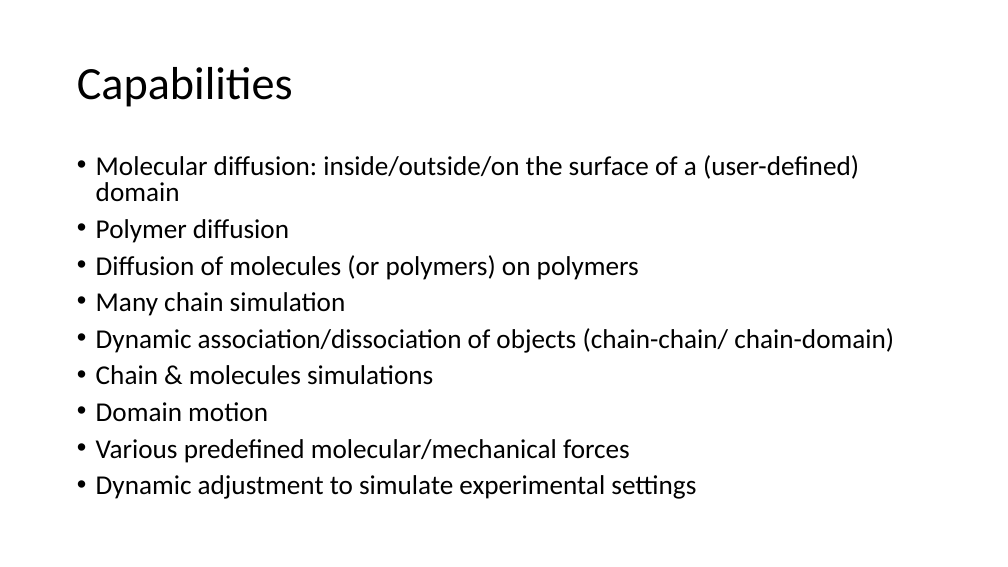
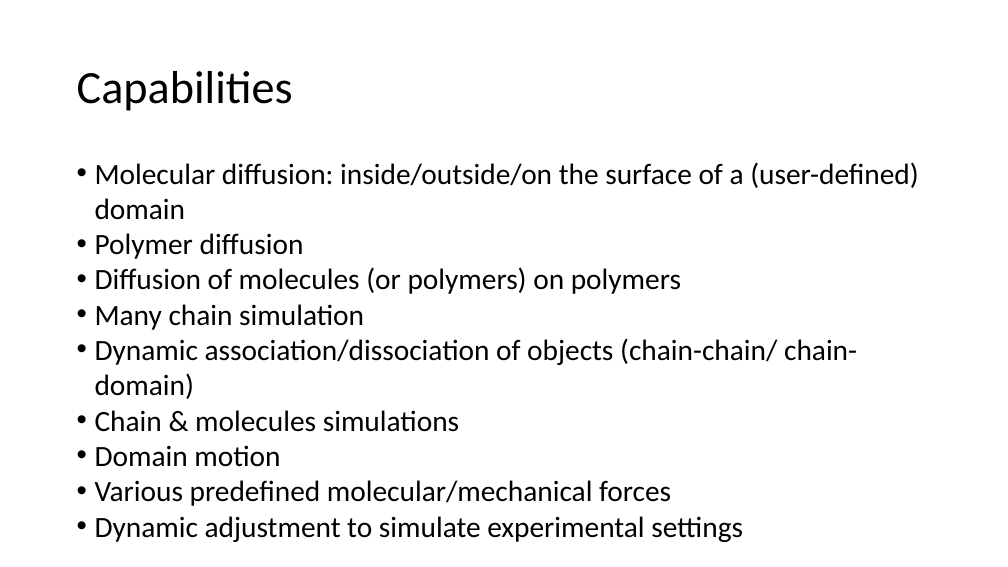
Before and after one commit to ofirENS/EpigenomeIntegrity, a slide deck: slide 6 of Documents/presentationParis7.pptx. Drawn at 1008x567 pixels with LibreOffice and Linux fonts; fonts in the diff are those of the drawing. Boxes give left, top, right and bottom in pixels: in the first picture for what was removed or moved away, otherwise in the second. Text is boxed around its words. In the diff, an @@ line names an element or a change of style, - is before the commit and + after.

Commit message:
added short movie for merge split of polymers. edited the presentation for paris7

```diff
--- a/Documents/presentationParis7.pptx
+++ b/Documents/presentationParis7.pptx
@@ text "Capabilities" at box(77, 71, 293, 111): line spacing 0.9 to 1 @@
@@ text "Molecular diffusion: inside/outside/on the surface ..." at box(95, 162, 918, 542): size 25.9 to 28 pt; indent changed; line spacing 0.8 to 1; less space between paragraphs @@
```
Also in this commit, not shown: 7 other slides changed, 1 other file.
